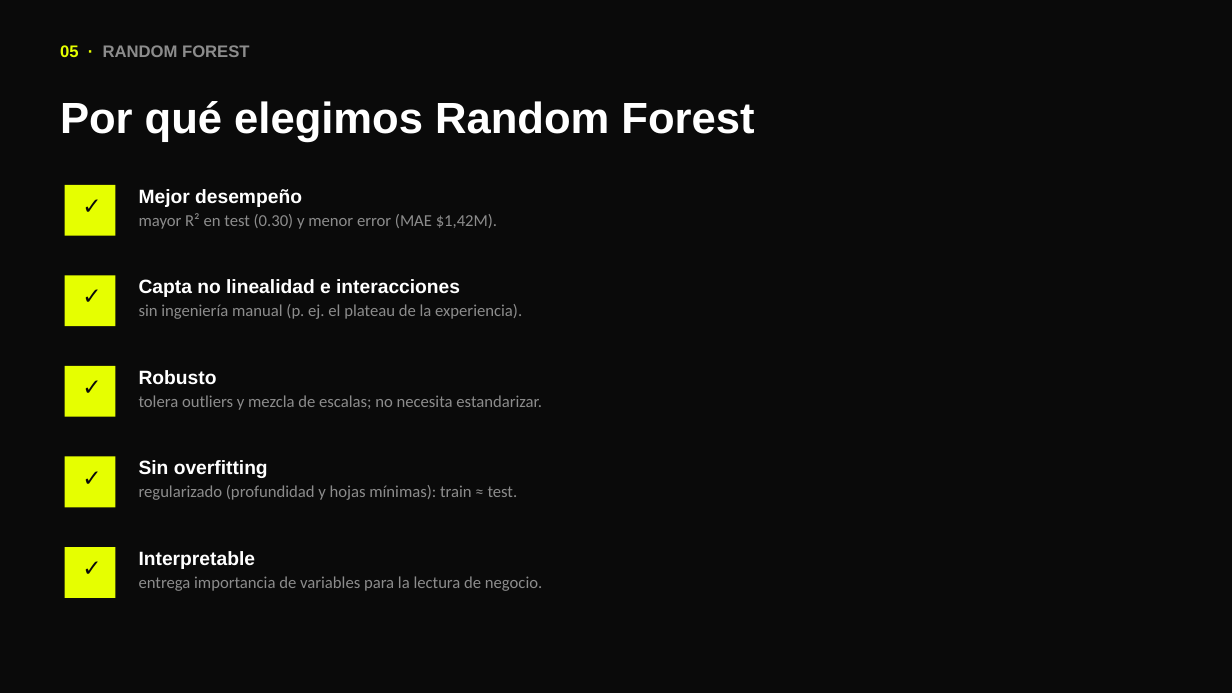
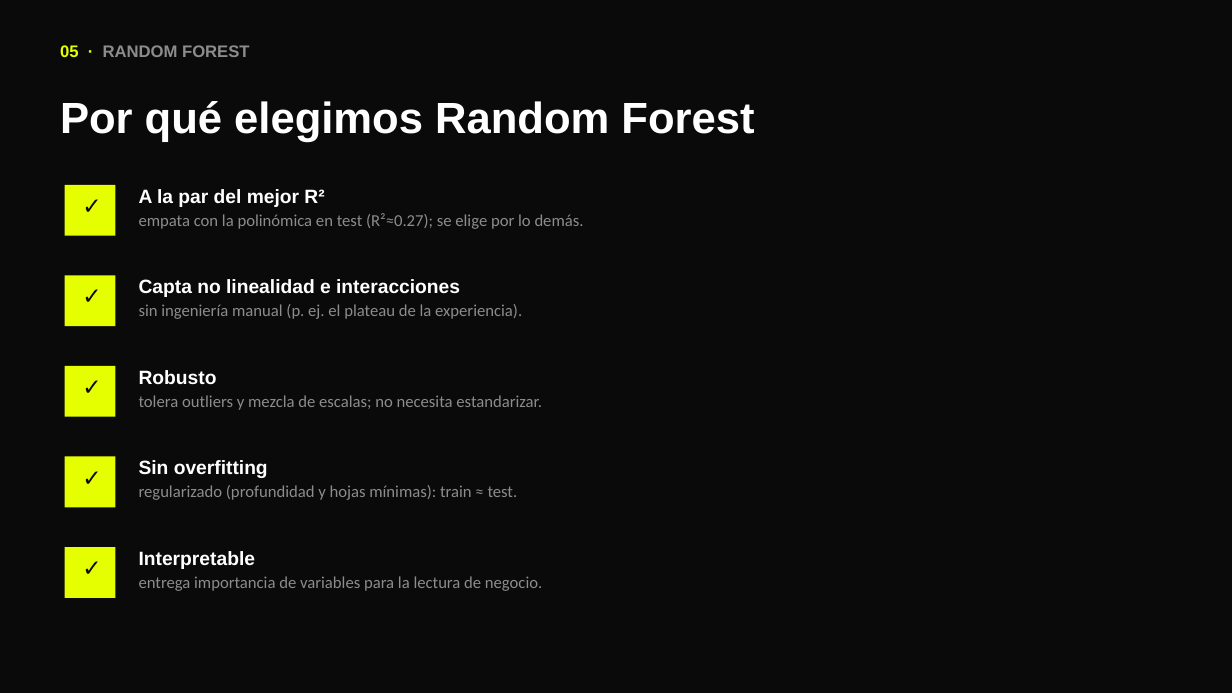
Before and after one commit to fbmassi/tpo-sueldos, a slide deck: slide 16 of presentacion/defensa_oral.pptx. Drawn at 1232x693 pixels with LibreOffice and Linux fonts; fonts in the diff are those of the drawing. Boxes give left, top, right and bottom in pixels: in the first picture for what was removed or moved away, otherwise in the second. Text is boxed around its words. In the diff, an @@ line names an element or a change of style, - is before the commit and + after.

```diff
--- a/presentacion/defensa_oral.pptx
+++ b/presentacion/defensa_oral.pptx
@@ text at <box>139,189,584,229</box>: text changed @@
-Mejor desempeño
-mayor R² en test (0.30) y menor error (MAE $1,42M).
+A la par del mejor R²
+empata con la polinómica en test (R²≈0.27); se elige por lo demás.
```
Also in this commit, not shown: 3 other slides changed, 15 other files.
